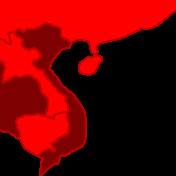
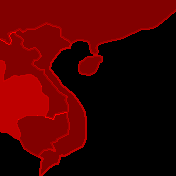
Before/after of a (176, 176) layered artwork. What changed in the layer stack:
painted on "Layer 1" over [left=0, top=0, right=176, bottom=156]
